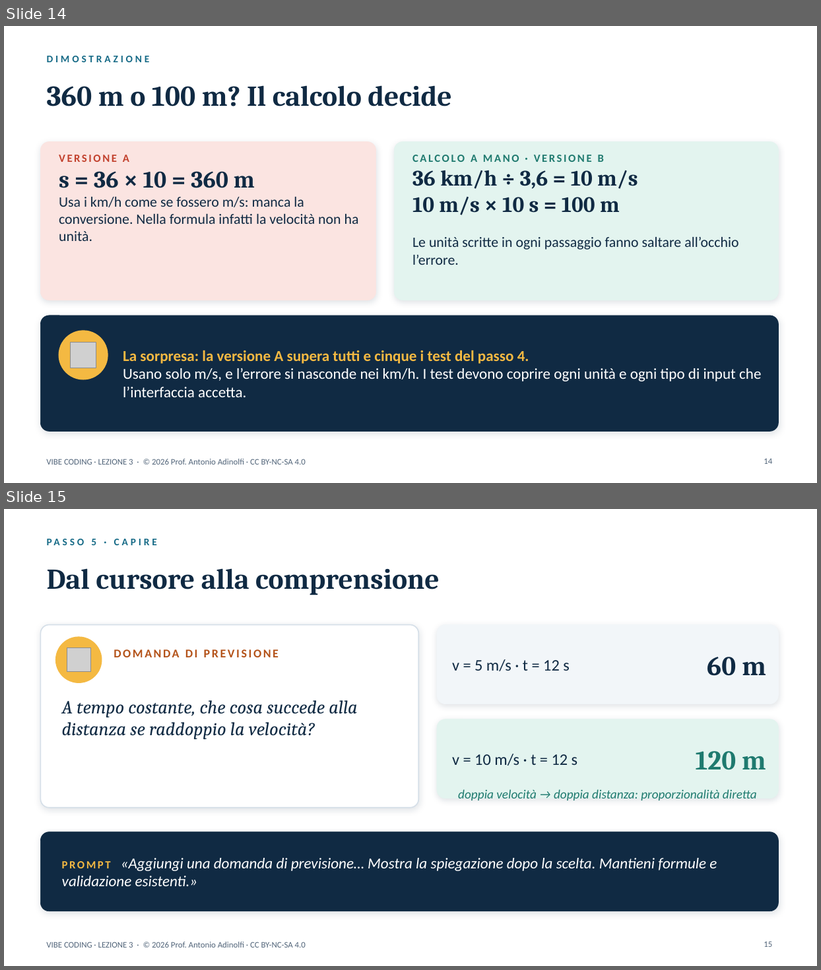
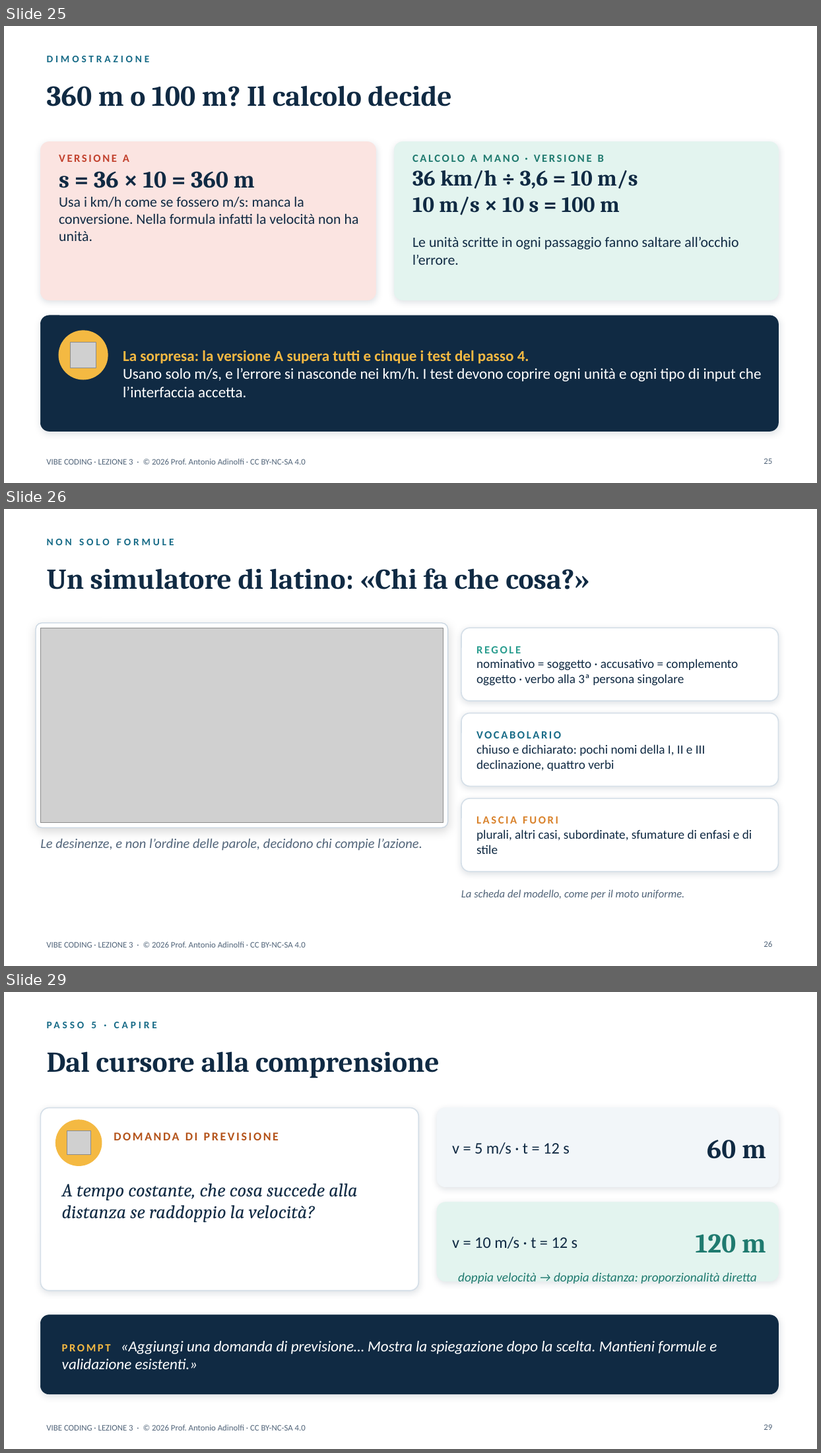
Before and after one commit to antonioadinolfi/scuola, a slide deck: corso-vibe-coding/materiali/Lezione_3_Vibe_Coding_Simulazioni.pptx. Shown one above the other, each under a label of ours: slides 14 and 15 before the commit, slides 25, 26 and 29 after it; the slides between them are not shown. The pictures are 821x970 and 821x1453 pixels, drawn with LibreOffice and Linux fonts; fonts in the diff are those of the drawing; grey boxes stand for pictures; background and template pictures are left out. Boxes give left, top, right and bottom in pixels: in the first picture for what was removed or moved away, otherwise in the second. Text is boxed around its words. In the diff, an @@ line names an element or a change of style, - is before the commit and + after.

```diff
--- a/corso-vibe-coding/materiali/Lezione_3_Vibe_Coding_Simulazioni.pptx
+++ b/corso-vibe-coding/materiali/Lezione_3_Vibe_Coding_Simulazioni.pptx
@@ slide 26 added at (x1=4, y1=509, x2=817, y2=966), background picture (left out); not listed: 1 template element that a slide beside it also shows @@
@@ text added at (x1=47, y1=539, x2=174, y2=545), 12 pt, text #176B87, bold @@
+NON SOLO FORMULE
@@ title added at (x1=47, y1=568, x2=590, y2=590), 34 pt, text #102A43, bold @@
+Un simulatore di latino: «Chi fa che cosa?»
@@ rounded rectangle added at (x1=36, y1=623, x2=448, y2=828), fill #FFFFFF, outline #C9D6E2 1 pt @@
@@ picture added at (x1=40, y1=628, x2=443, y2=823) @@
@@ rounded rectangle added at (x1=461, y1=628, x2=779, y2=701), fill #FFFFFF, outline #D5DFE8 1.25 pt @@
@@ text added at (x1=477, y1=646, x2=739, y2=686), 15 pt, text #102A43 @@
+REGOLE
+nominativo = soggetto · accusativo = complemento oggetto · verbo alla 3ª persona singolare
@@ rounded rectangle added at (x1=461, y1=714, x2=779, y2=787), fill #FFFFFF, outline #D5DFE8 1.25 pt @@
@@ text added at (x1=477, y1=731, x2=706, y2=771), 15 pt, text #102A43 @@
+VOCABOLARIO
+chiuso e dichiarato: pochi nomi della I, II e III declinazione, quattro verbi
@@ rounded rectangle added at (x1=461, y1=799, x2=779, y2=872), fill #FFFFFF, outline #D5DFE8 1.25 pt @@
@@ text added at (x1=477, y1=817, x2=752, y2=854), 15 pt, text #102A43 @@
+LASCIA FUORI
+plurali, altri casi, subordinate, sfumature di enfasi e di stile
@@ text added at (x1=40, y1=838, x2=422, y2=851), 16 pt, text #52657A, italic @@
+Le desinenze, e non l’ordine delle parole, decidono chi compie l’azione.
@@ text added at (x1=461, y1=890, x2=684, y2=900), 13 pt, text #52657A, italic @@
+La scheda del modello, come per il moto uniforme.
@@ page number added at (x1=764, y1=941, x2=772, y2=947), 10 pt, text #52657A @@
+26
@@ what was slide 14 is now slide 25 @@
@@ page number at (x1=764, y1=458, x2=772, y2=464): text changed @@
-14
+25
@@ what was slide 15 is now slide 29 @@
@@ page number at (x1=764, y1=1424, x2=772, y2=1430): text changed @@
-15
+29
```
Also in this commit, not shown: 14 other slides added, 2 other files.
